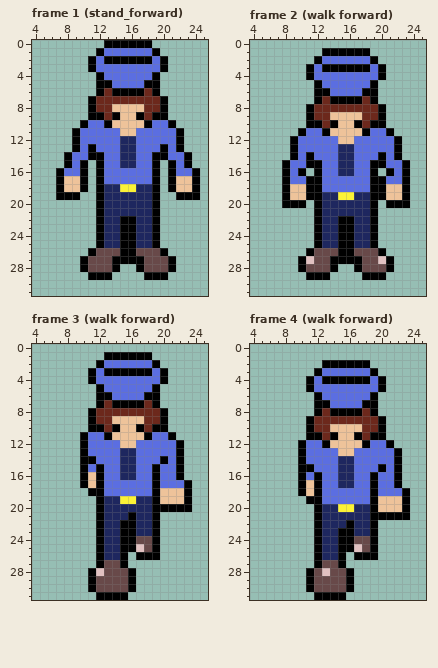
Two states of a pixel-art file, Assets/Art/cop.aseprite. Above: the version before the commit.
32x32 pixels, 34 frames. Colours within 5 levels of each other are drawn and written as one. Shown: frame 1 (stand_forward): x 4..25, y 0..31; frame 2 (walk forward): x 4..25, y 0..31; frame 3 (walk forward): x 4..25, y 0..31; frame 4 (walk forward): x 4..25, y 0..31. The commit also changed other frames, which this record leaves out.
Now the later version:
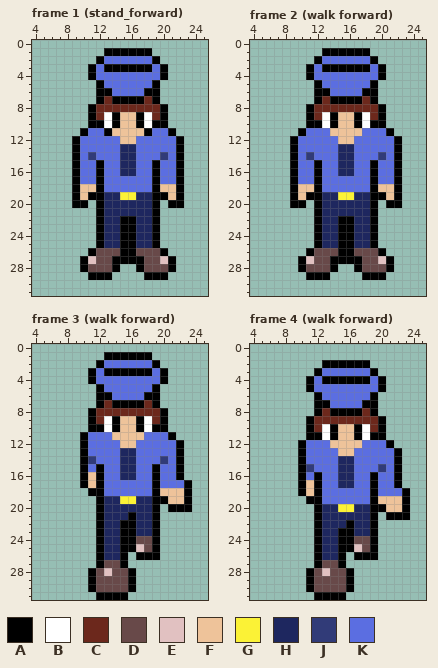
Palette (. is transparent): A #000000  B #ffffff  C #6c281c  D #684949  E #e1c1c1  F #eec39a  G #fbf236  H #1e275f  J #313b78  K #5b6ee1
From old to new:
--- frame 1 (stand_forward), layer "Layer 2"
@@ x 4..25 @@
- 0 .........AAAAAA.......
- 1 ........AKKKKKKA......
- 2 .......AKAAAAAAKA.....
- 3 .......AKKKKKKKKA.....
- 4 ........AKKKKKKA......
- 5 ........AAKKKKAA......
- 6 ........ACAAAACA......
- 7 .......ACCCCCCCCA.....
- 8 .......ACCFFFFCCA.....
- 9 .......AACAFFACAA.....
-10 ......AKKAFFFFAKKA....
-11 .....AKKKKKFFKKKKKA...
-12 .....AKKKKKHHKKKKKA...
-13 .....AKAKKKHHKKKAKA...
-14 ....AKKAAKKHHKKAAKKA..
-15 ....AKA.AKKHHKKA.AKA..
-16 ...AKKA.AKKKKKKA.AKKA.
-17 ...AFFA.AKKKKKKA.AFFA.
-18 ...AFFA.AHHGGHHA.AFFA.
-19 ...AAA..AHHHHHHA..AAA.
-20 ........AHHHHHHA......
+ 0 ......................
+ 1 .........AAAAAA.......
+ 2 ........AKKKKKKA......
+ 3 .......AKAAAAAAKA.....
+ 4 .......AKKKKKKKKA.....
+ 5 ........AKKKKKKA......
+ 6 ........AAKKKKAA......
+ 7 ........ACAAAACA......
+ 8 .......ACCCCCCCCA.....
+ 9 .......ACBAFFABCA.....
+10 .......AABAFFABAA.....
+11 ......AKKAFFFFAKKA....
+12 .....AKKKKKFFKKKKKA...
+13 .....AKKKKKHHKKKKKA...
+14 .....AKJKKKHHKKKJKA...
+15 .....AKKAKKHHKKAKKA...
+16 .....AKKAKKHHKKAKKA...
+17 .....AKKAKKKKKKAKKA...
+18 .....AFFAKKKKKKAFFA...
+19 .....AFAAHHGGHHAAFA...
+20 .....AA.AHHHHHHA.AA...
 21 ........AHHHHHHA......
@@ x 9..22 @@
 26 ..ADDDAADDDA..
-27 .ADDDAAAADDDA.
+27 .AEDDAAAADDEA.
 28 .ADDDA..ADDDA.
--- frame 2 (walk forward), layer "Layer 2"
@@ x 4..25 @@
  8 .......ACCCCCCCCA.....
- 9 .......ACCFFFFCCA.....
-10 .......AACAFFACAA.....
-11 ......AKKAFFFFAKKA....
+ 9 .......ACBAFFABCA.....
+10 .......AABAFFABAA.....
+11 ......AKKKFFFFKKKA....
 12 .....AKKKKKFFKKKKKA...
 13 .....AKKKKKHHKKKKKA...
-14 .....AKAKKKHHKKKAKA...
-15 ....AKKAAKKHHKKAAKKA..
-16 ....AKA.AKKHHKKA.AKA..
-17 ....AKKAAKKKKKKAAKKA..
-18 ....AFFAAKKKKKKAAFFA..
-19 ....AFFAAHHGGHHAAFFA..
-20 ....AAA.AHHHHHHA.AAA..
+14 .....AKJKKKHHKKKJKA...
+15 .....AKKAKKHHKKAKKA...
+16 .....AKKAKKHHKKAKKA...
+17 .....AKKAKKKKKKAKKA...
+18 .....AFFAKKKKKKAFFA...
+19 .....AFAAHHGGHHAAFA...
+20 .....AA.AHHHHHHA.AA...
 21 ........AHHHHHHA......
--- frame 3 (walk forward), layer "Layer 2"
@@ x 9..22 @@
  8 ..ACCCCCCCCA..
- 9 ..ACCFFFFCCA..
-10 ..AACAFFACAA..
-11 .AKKAFFFFAKKA.
+ 9 ..ACBAFFABCA..
+10 ..AABAFFABAA..
+11 .AKKKFFFFKKKA.
 12 .AKKKKFFKKKKKA
 13 .AKKKKHHKKKKKA
-14 .AAKKKHHKKKAKA
+14 .AJKKKHHKKKJKA
 15 .AKAKKHHKKAKKA
@@ x 18..22 @@
 18 KAFFF
-19 HAFFF
-20 HAAAA
+19 HAAFF
+20 HA.AA
 21 HA...
@@ x 10..15 @@
 27 ..ADDA
-28 .AEDDD
+28 .ADEDD
 29 .ADDDD
--- frame 4 (walk forward), layer "Layer 2"
@@ x 9..22 @@
  9 ..ACCCCCCCCA..
-10 ..ACCFFFFCCA..
-11 ..AACAFFACAA..
-12 .AKKAFFFFAKKA.
+10 ..ACBAFFABCA..
+11 ..AABAFFABAA..
+12 .AKKKFFFFKKKA.
 13 .AKKKKFFKKKKKA
 14 .AKKKKHHKKKKKA
-15 .AAKKKHHKKKAKA
+15 .AJKKKHHKKKJKA
 16 .AKAKKHHKKAKKA
@@ x 18..22 @@
 19 KAFFF
-20 HAFFF
-21 HAAAA
+20 HAAFF
+21 HA.AA
 22 HA...
Where, in picture pixels (left, top, right, bottom), the same in both pictures:
changed: (56, 40, 200, 208)
changed: (88, 256, 96, 264)
changed: (160, 256, 168, 264)
changed: (282, 112, 410, 208)
changed: (88, 416, 168, 464)
changed: (160, 496, 168, 512)
changed: (96, 568, 112, 576)
changed: (306, 424, 386, 520)
